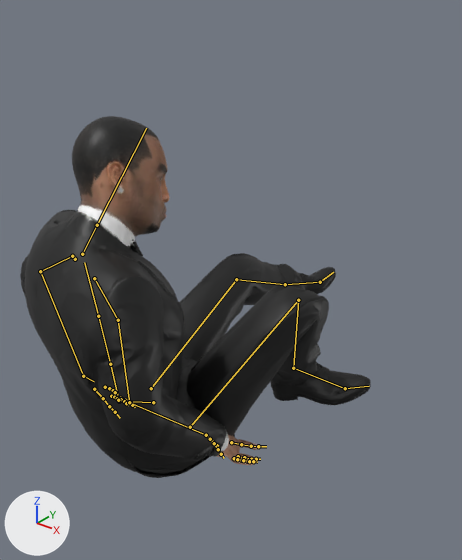
Renders of the glTF model Projects/StrongestInHistoryVsToday/res/Models/Characters/Player/sih_player.gltf from each side of a commit.
Before and after are seen from a 50 mm lens placed at (1.008, -0.94, 1.159), pointed at (0.046, 0.262, 0.413). Arrows for +X, +Y and +Z are at lower left; the lights stay in place. The first picture is the older version. Both versions are drawn at frame 59 of the action 'Get_Up'; the numbers are the values there. The bones that change, and the others that lie on the model, are drawn over the model as lines.

In view in the first picture: 'sih_player', 'sih_player_head'.
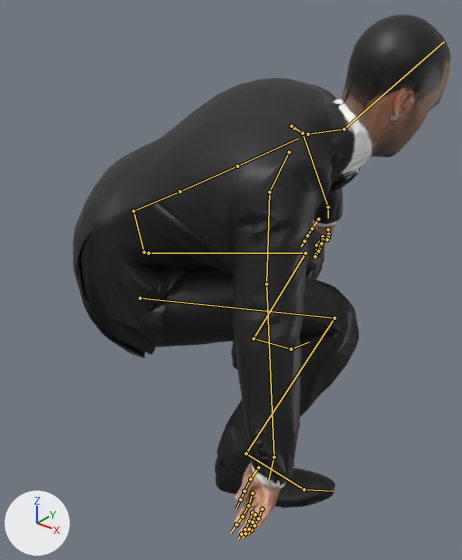
The edits, one by one:
Bone 'Hips' (bone_hips) moves from (0.0, -0.849, -0.083) to (0.0, -0.426, -0.042).
Bone 'Hips' (bone_hips) turns from (-59, -16, 0) to (-8, -51, 3) degrees about its own x, y and z.
Bone 'Spine_Low' (bone_spine_low) turns from (56, -5, 0) to (70, -10, 5) degrees about its own x, y and z.
Bone 'Spine' (bone_spine) turns from (0, 0, -3) to (-1, -1, -1) degrees about its own x, y and z.
Bone 'Chest' (bone_chest) turns from (0, 0, -3) to (-1, -1, 0) degrees about its own x, y and z.
Bone 'Neck' (bone_neck) turns from (16, -4, 1) to (-7, 4, 0) degrees about its own x, y and z.
Bone 'Head' (bone_head) turns from (8, -16, -18) to (-26, 7, -28) degrees about its own x, y and z.
Bone 'Shoulder_L' (bone_shoulder_l) turns from (-7, 9, 14) to (-15, 11, 16) degrees about its own x, y and z.
Bone 'UpperArm_L' (bone_upperarm_l) turns from (-28, 51, -54) to (-45, 10, 5) degrees about its own x, y and z.
Bone 'LowerArm_L' (bone_lowerarm_l) turns from (-4, 7, 63) to (-6, 3, 24) degrees about its own x, y and z.
Bone 'Hand_L' (bone_hand_l) turns from (-44, 3, -9) to (7, 33, 12) degrees about its own x, y and z.
Bone 'Finger_Index_3_L' (bone_finger_index_3_l) turns from (20, 2, 0) to (22, 2, 0) degrees about its own x, y and z.
Bone 'Shoulder_R' (bone_shoulder_r) turns from (-16, 2, 1) to (-18, -2, -4) degrees about its own x, y and z.
Bone 'UpperArm_R' (bone_upperarm_r) turns from (14, -41, -2) to (-15, -14, -48) degrees about its own x, y and z.
Bone 'LowerArm_R' (bone_lowerarm_r) turns from (-4, -5, -53) to (-5, -1, 5) degrees about its own x, y and z.
Bone 'Hand_R' (bone_hand_r) turns from (-24, -16, 26) to (11, -53, -6) degrees about its own x, y and z.
Bone 'Finger_Index_1_R' (bone_finger_index_1_r) turns from (-56, -5, -18) to (-20, -3, -15) degrees about its own x, y and z.
Bone 'Finger_Index_2_R' (bone_finger_index_2_r) turns from (-26, 4, -2) to (-17, 4, -1) degrees about its own x, y and z.
Bone 'Finger_Index_3_R' (bone_finger_index_3_r) turns from (-14, 0, -2) to (5, 1, 2) degrees about its own x, y and z.
Bone 'Finger_Little_1_R' (bone_finger_little_1_r) turns from (-60, -12, -39) to (-26, -4, -30) degrees about its own x, y and z.
Bone 'Finger_Middle_1_R' (bone_finger_middle_1_r) turns from (-81, -11, -17) to (-45, -6, -14) degrees about its own x, y and z.
Bone 'Finger_Middle_3_R' (bone_finger_middle_3_r) turns from (10, -2, -3) to (30, -4, 0) degrees about its own x, y and z.
Bone 'Finger_Ring_1_R' (bone_finger_ring_1_r) turns from (-57, -22, -65) to (-31, -7, -49) degrees about its own x, y and z.
Bone 'Finger_Ring_3_R' (bone_finger_ring_3_r) turns from (2, -4, -4) to (17, -6, 9) degrees about its own x, y and z.
Bone 'Finger_Thumb_1_R' (bone_finger_thumb_1_r) turns from (-1, -1, 7) to (-14, -8, 9) degrees about its own x, y and z.
Bone 'Thigh_L' (bone_thigh_l) turns from (58, -11, 9) to (76, -15, 10) degrees about its own x, y and z.
Bone 'Shin_L' (bone_shin_l) turns from (-55, 11, -4) to (-97, 5, -4) degrees about its own x, y and z.
Bone 'Foot_L' (bone_foot_l) turns from (-41, -16, -23) to (12, -17, -12) degrees about its own x, y and z.
Bone 'Thigh_R' (bone_thigh_r) turns from (97, 14, 28) to (85, 1, -5) degrees about its own x, y and z.
Bone 'Shin_R' (bone_shin_r) turns from (-129, -9, -6) to (-117, -2, 5) degrees about its own x, y and z.
Bone 'Foot_R' (bone_foot_r) turns from (6, -14, -34) to (29, 5, 4) degrees about its own x, y and z.

Where the change shows, as pixel boxes [x1, y1, x2, y2] in the pictures (462 x 560 px):
'sih_player', posed (16% narrower, 71% taller)
    before: [20, 210, 371, 478]
    after: [73, 78, 368, 536]
'sih_player_head', posed (19% wider, 30% taller)
    before: [65, 116, 170, 250]
    after: [326, 14, 451, 189]
bone 'Hips', root to tip
    before: (153, 402) to (119, 401)
    after: (144, 252) to (133, 211)
bone 'Spine_Low', root to tip
    before: (119, 401) to (110, 364)
    after: (133, 211) to (180, 191)
bone 'Spine', root to tip
    before: (110, 364) to (98, 316)
    after: (180, 191) to (237, 166)
bone 'Chest', root to tip
    before: (98, 316) to (84, 262)
    after: (237, 166) to (298, 138)
bone 'Neck', root to tip
    before: (82, 254) to (97, 225)
    after: (308, 134) to (344, 129)
bone 'Head', root to tip
    before: (97, 225) to (146, 128)
    after: (344, 129) to (444, 41)
bone 'Shoulder_L', root to tip
    before: (75, 259) to (72, 256)
    after: (294, 128) to (291, 126)
bone 'UpperArm_L', root to tip
    before: (72, 256) to (40, 271)
    after: (291, 126) to (302, 133)
bone 'LowerArm_L', root to tip
    before: (40, 271) to (83, 376)
    after: (302, 133) to (328, 207)
bone 'Hand_L', root to tip
    before: (83, 376) to (94, 381)
    after: (328, 207) to (328, 218)
bone 'Finger_Index_3_L', root to tip
    before: (130, 402) to (132, 405)
    after: (316, 254) to (315, 256)
bone 'Shoulder_R', root to tip
    before: (94, 278) to (118, 320)
    after: (289, 152) to (269, 192)
bone 'UpperArm_R', root to tip
    before: (118, 320) to (129, 402)
    after: (269, 192) to (266, 284)
bone 'LowerArm_R', root to tip
    before: (129, 402) to (206, 435)
    after: (266, 284) to (274, 457)
bone 'Hand_R', root to tip
    before: (206, 435) to (218, 446)
    after: (274, 457) to (268, 480)
bone 'Finger_Index_1_R', root to tip
    before: (231, 442) to (241, 444)
    after: (252, 493) to (248, 505)
bone 'Finger_Index_2_R', root to tip
    before: (241, 444) to (251, 446)
    after: (248, 505) to (242, 516)
bone 'Finger_Index_3_R', root to tip
    before: (251, 446) to (258, 446)
    after: (242, 516) to (236, 524)
bone 'Finger_Little_1_R', root to tip
    before: (234, 458) to (241, 460)
    after: (262, 509) to (258, 518)
bone 'Finger_Middle_1_R', root to tip
    before: (238, 456) to (244, 457)
    after: (252, 512) to (249, 521)
bone 'Finger_Middle_3_R', root to tip
    before: (251, 459) to (256, 459)
    after: (245, 529) to (241, 534)
bone 'Finger_Ring_1_R', root to tip
    before: (237, 459) to (243, 460)
    after: (255, 514) to (252, 522)
bone 'Finger_Ring_3_R', root to tip
    before: (249, 461) to (253, 461)
    after: (249, 529) to (245, 533)
bone 'Finger_Thumb_1_R', root to tip
    before: (210, 439) to (214, 443)
    after: (258, 467) to (250, 479)
bone 'Thigh_L', root to tip
    before: (151, 388) to (236, 279)
    after: (148, 253) to (305, 253)
bone 'Shin_L', root to tip
    before: (236, 279) to (285, 284)
    after: (305, 253) to (253, 338)
bone 'Foot_L', root to tip
    before: (285, 284) to (320, 282)
    after: (253, 338) to (291, 349)
bone 'Thigh_R', root to tip
    before: (190, 427) to (298, 300)
    after: (140, 298) to (334, 318)
bone 'Shin_R', root to tip
    before: (298, 300) to (293, 368)
    after: (334, 318) to (246, 453)
bone 'Foot_R', root to tip
    before: (293, 368) to (345, 388)
    after: (246, 453) to (304, 489)
